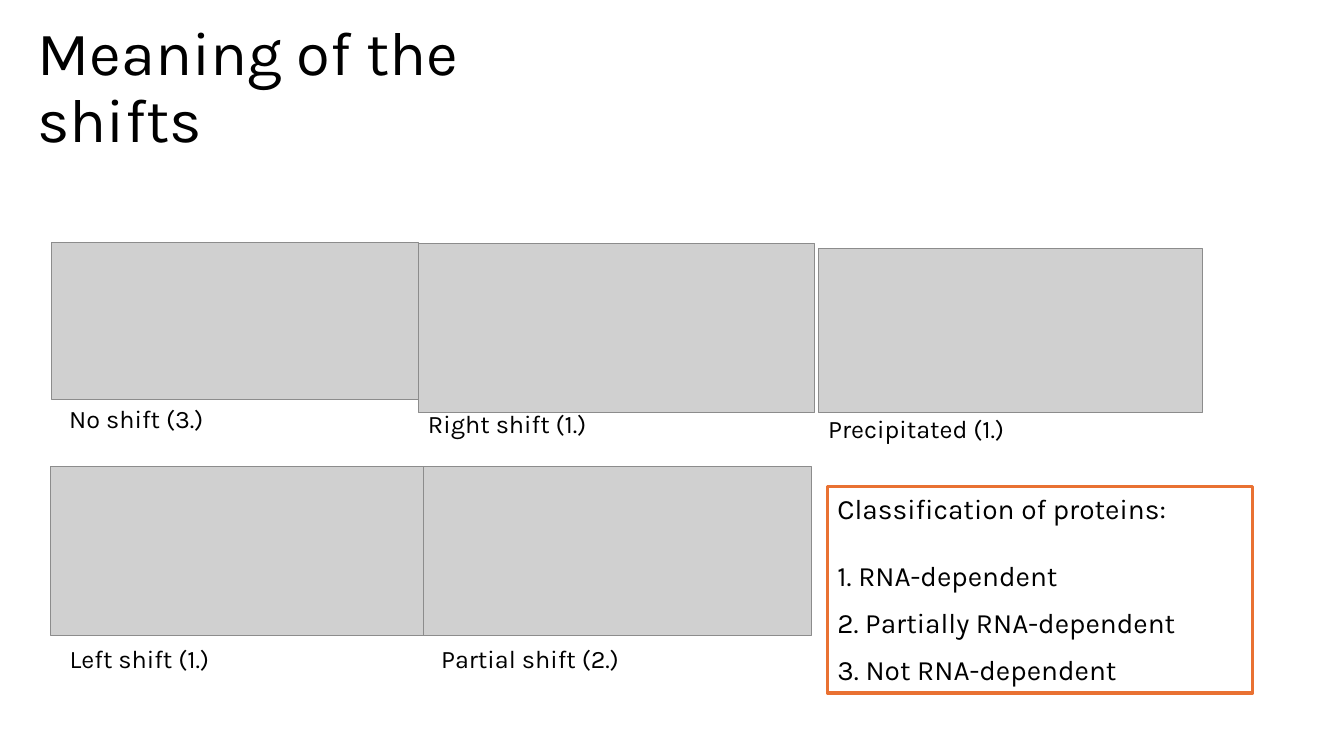
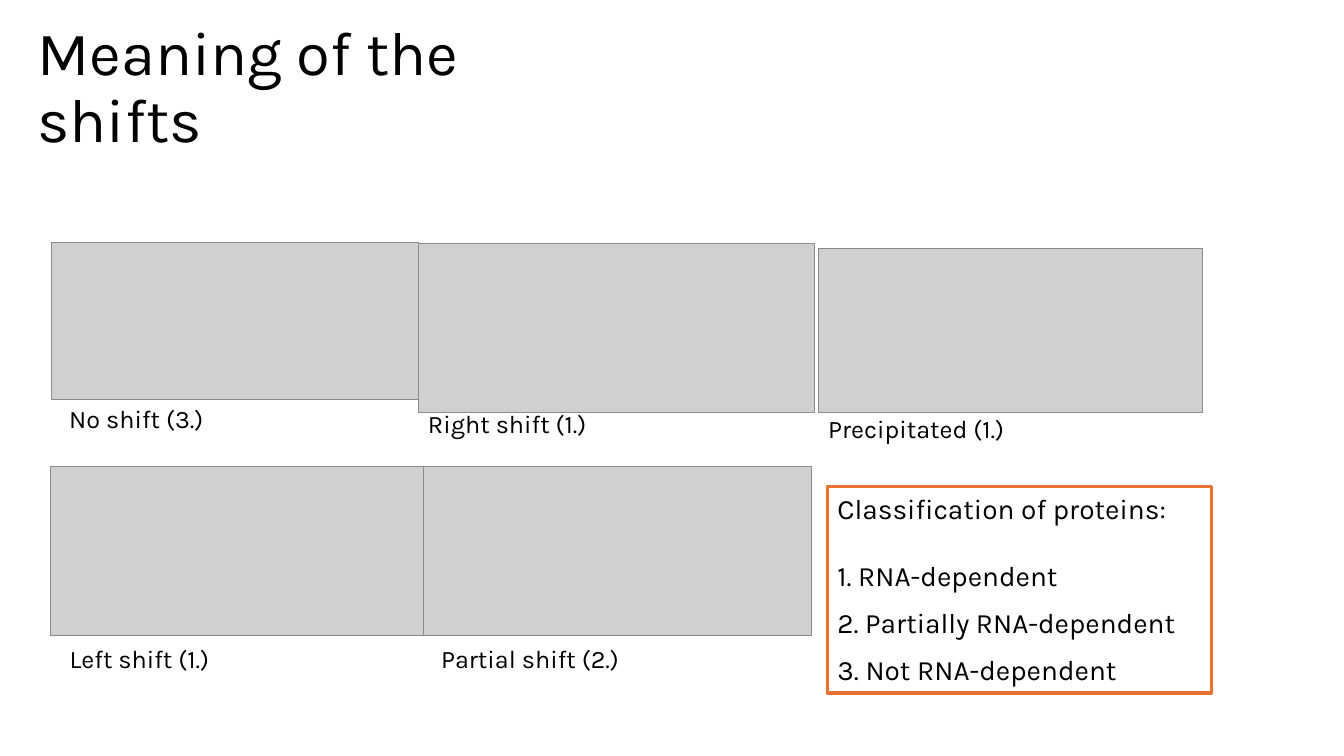
Before and after one commit to MichelaPozzi/2025-topic-03-group-01, a slide deck: slide 3 of Project Proposal Ben.pptx. Drawn at 1344x756 pixels with LibreOffice and Linux fonts; fonts in the diff are those of the drawing; grey boxes stand for pictures. Boxes give left, top, right and bottom in pixels: in the first picture for what was removed or moved away, otherwise in the second. Text is boxed around its words. In the diff, an @@ line names an element or a change of style, - is before the commit and + after.

```diff
--- a/Project Proposal Ben.pptx
+++ b/Project Proposal Ben.pptx
@@ rectangle "Classification of proteins:": place and size @@
-rectangle "Classification of proteins:" at bbox=[828, 486, 1253, 693]
+rectangle "Classification of proteins:" at bbox=[828, 486, 1212, 693]
```
